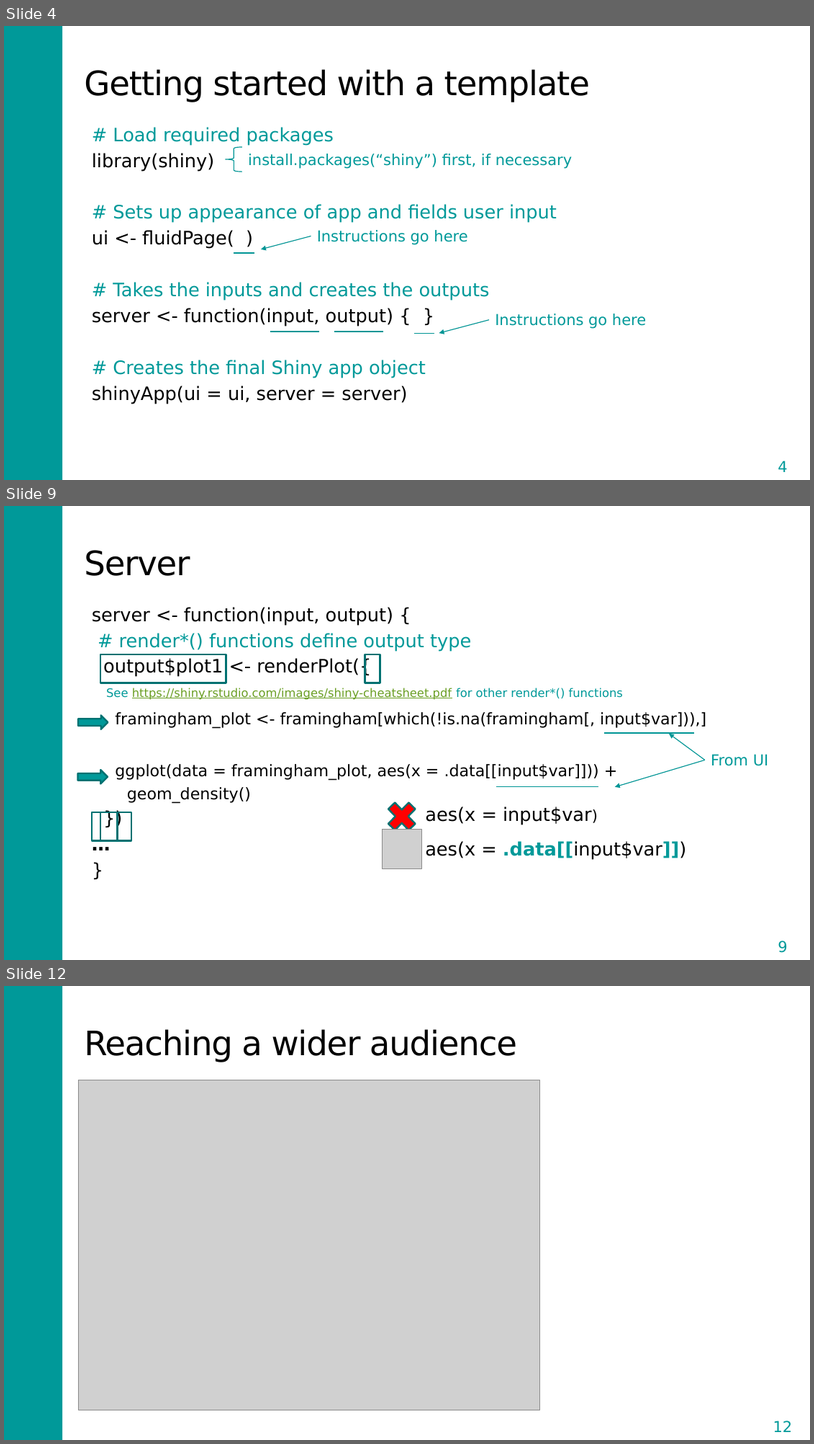
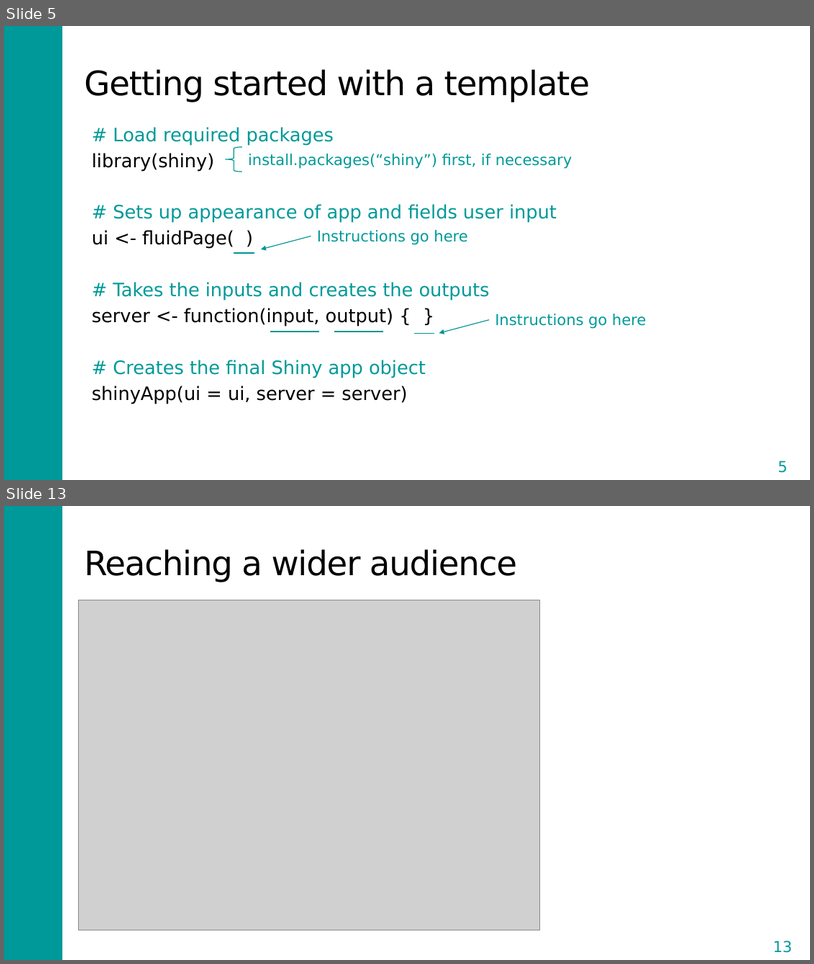
Before and after one commit to DARTH-git/Course-Modularization, a slide deck: static/Course_Modularization/Shiny/Shiny_slides.pptx. Shown one above the other, each under a label of ours: slides 4, 9 and 12 before the commit, slides 5 and 13 after it; the slides between them are not shown. The pictures are 814x1444 and 814x964 pixels, drawn with LibreOffice and Linux fonts; fonts in the diff are those of the drawing; grey boxes stand for pictures. Boxes give left, top, right and bottom in pixels: in the first picture for what was removed or moved away, otherwise in the second. Text is boxed around its words. In the diff, an @@ line names an element or a change of style, - is before the commit and + after.

Commit message:
changes on shiny and sens. analysis

```diff
--- a/static/Course_Modularization/Shiny/Shiny_slides.pptx
+++ b/static/Course_Modularization/Shiny/Shiny_slides.pptx
@@ slide 9 removed at <box>4,506,810,960</box>, background #FFFFFF; not listed: 1 template element that a slide beside it also shows @@
@@ title removed at <box>84,550,190,576</box> @@
-Server
@@ text removed at <box>92,607,707,803</box> @@
-server <- function(input, output) {
-# render*() functions define output type
-output$plot1 <- renderPlot({
-framingham_plot <- framingham[which(!is.na(framingham[, input$var])),]
-ggplot(data = framingham_plot, aes(x = .data[[input$var]])) +
-geom_density()
-})
-…
-}
@@ rectangle removed at <box>100,654,226,682</box> @@
@@ rectangle removed at <box>365,654,381,682</box> @@
@@ text removed at <box>106,687,623,700</box> @@
-See https://shiny.rstudio.com/images/shiny-cheatsheet.pdf for other render*() functions
@@ right arrow removed at <box>78,716,108,729</box> @@
@@ line removed from (604, 733) to (695, 733) @@
@@ arrow removed from (705, 760) to (669, 734) @@
@@ arrow removed from (705, 760) to (615, 787) @@
@@ text removed at <box>711,754,769,766</box> @@
-From UI
@@ right arrow removed at <box>78,770,108,784</box> @@
@@ cross removed at <box>383,795,422,836</box> @@
@@ text removed at <box>425,806,592,825</box> @@
-aes(x = input$var)
@@ line removed from (497, 787) to (599, 787) @@
@@ rectangle removed at <box>92,812,131,841</box> @@
@@ rectangle removed at <box>100,812,117,841</box> @@
@@ picture removed at <box>382,829,422,868</box> @@
@@ text removed at <box>425,841,687,860</box> @@
-aes(x = .data[[input$var]])
@@ page number removed at <box>759,933,808,959</box> @@
-9
@@ what was slide 4 is now slide 5 @@
@@ page number at <box>778,460,787,472</box>: text changed @@
-4
+5
@@ what was slide 12 is now slide 13 @@
@@ page number at <box>774,940,793,952</box>: text changed @@
-12
+13
```
Also in this commit, not shown: 1 slide changed, 8 slides added, 6 other slides removed, 13 other files.
